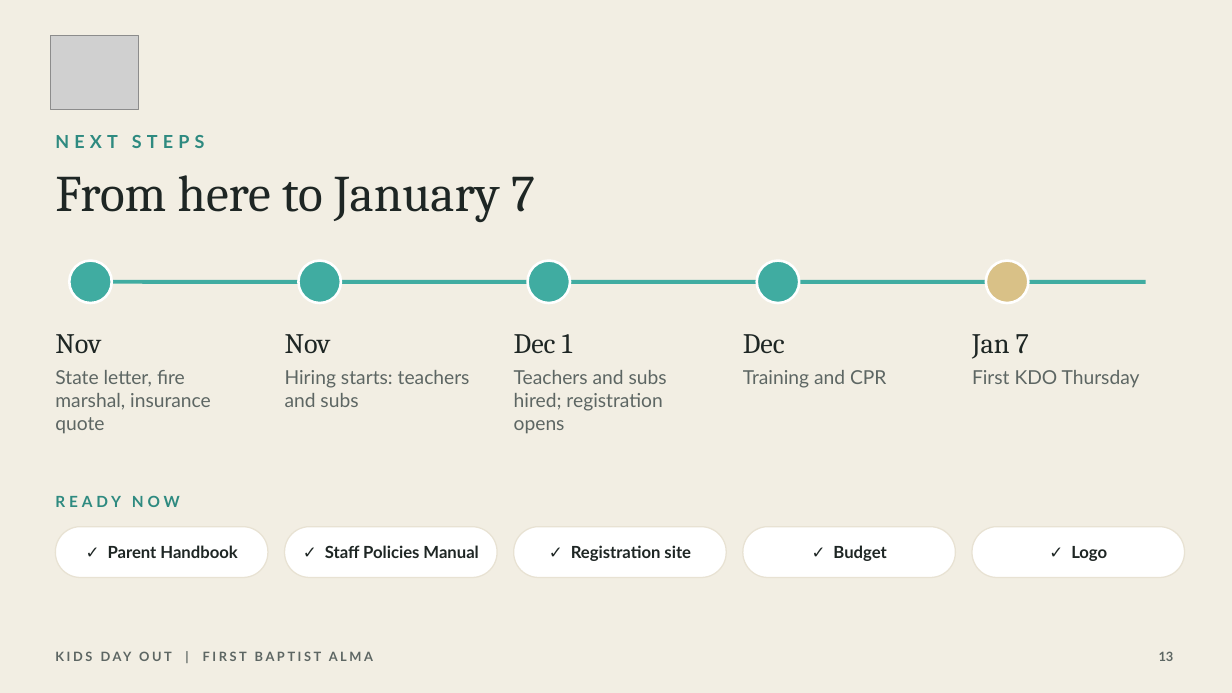
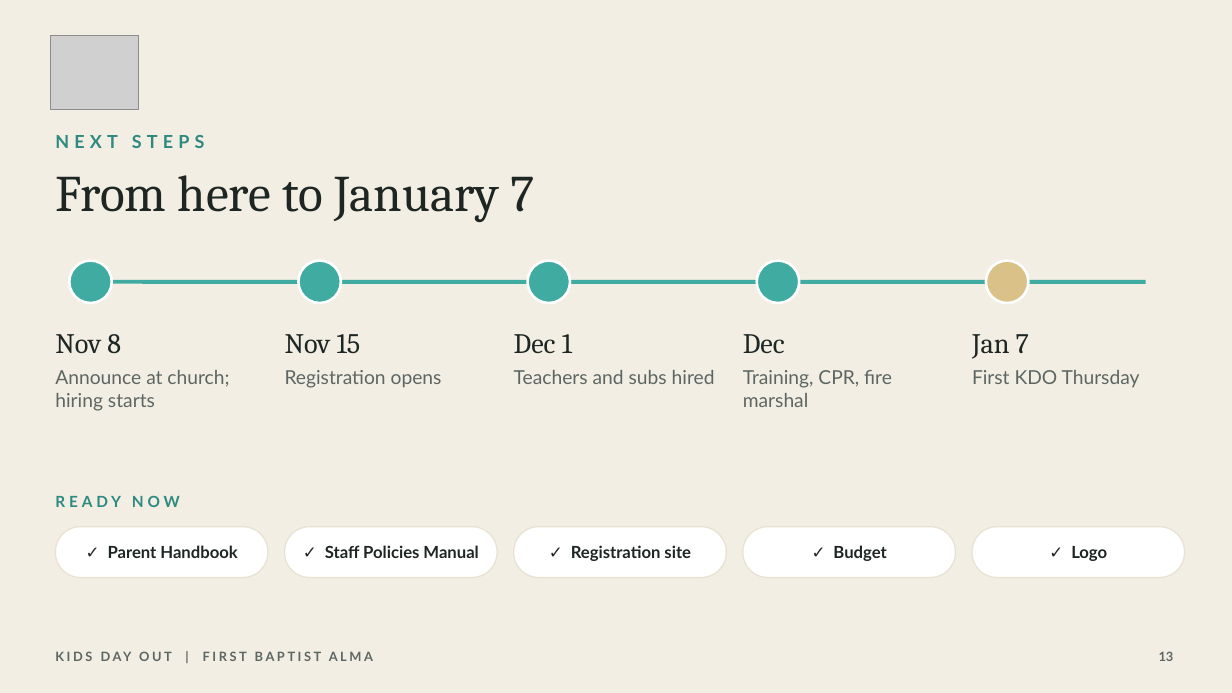
Before and after one commit to cgillum1/firstalma-kdo, a slide deck: slide 13 of docs/KDO-Proposal.pptx. Drawn at 1232x693 pixels with LibreOffice and Linux fonts; fonts in the diff are those of the drawing; grey boxes stand for pictures. Boxes give left, top, right and bottom in pixels: in the first picture for what was removed or moved away, otherwise in the second. Text is boxed around its words. In the diff, an @@ line names an element or a change of style, - is before the commit and + after.

```diff
--- a/docs/KDO-Proposal.pptx
+++ b/docs/KDO-Proposal.pptx
@@ text at [55, 334, 121, 353]: text changed @@
-Nov
+Nov 8
@@ text at [285, 334, 361, 353]: text changed @@
-Nov
+Nov 15
@@ text at [55, 370, 229, 411]: text changed @@
-State letter, fire marshal, insurance quote
+Announce at church; hiring starts
@@ text at [285, 370, 442, 388]: text changed @@
-Hiring starts: teachers and subs
+Registration opens
@@ text at [514, 370, 715, 384]: text changed @@
-Teachers and subs hired; registration opens
+Teachers and subs hired
@@ text at [743, 370, 892, 407]: text changed @@
-Training and CPR
+Training, CPR, fire marshal
```
Also in this commit, not shown: 13 other files.
